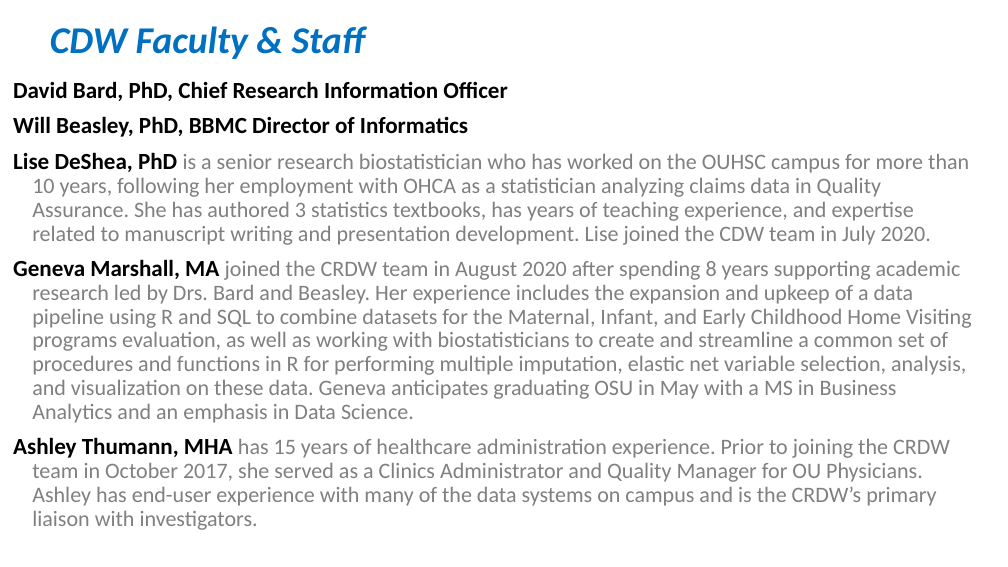
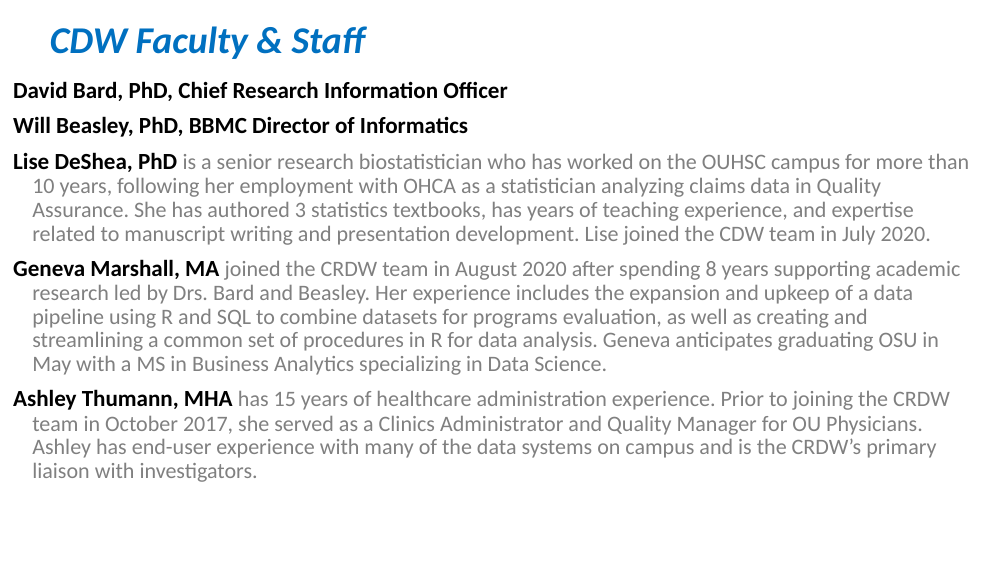
Before and after one commit to OuhscBbmc/prairie-outpost-public, a slide deck: slide 3 of publications/presentation-2021-02-aac/crdw-2021-02.pptx. Drawn at 1008x567 pixels with LibreOffice and Linux fonts; fonts in the diff are those of the drawing. Boxes give left, top, right and bottom in pixels: in the first picture for what was removed or moved away, otherwise in the second. Text is boxed around its words. In the diff, an @@ line names an element or a change of style, - is before the commit and + after.

Commit message:
updated slides
ref #10

```diff
--- a/publications/presentation-2021-02-aac/crdw-2021-02.pptx
+++ b/publications/presentation-2021-02-aac/crdw-2021-02.pptx
@@ text at <box>13,259,961,375</box>: text changed @@
-Geneva Marshall, MA joined the CRDW team in August 2020 after spending 8 years supporting academic research led by Drs. Bard and Beasley. Her experience includes the expansion and upkeep of a data pipeline using R and SQL to combine datasets for the Maternal, Infant, and Early Childhood Home Visiting programs evaluation, as well as working with biostatisticians to create and streamline a common set of procedures and functions in R for performing multiple imputation, elastic net variable selection, analysis, and visualization on these data. Geneva anticipates graduating OSU in May with a MS in Business Analytics and an emphasis in Data Science.
+Geneva Marshall, MA joined the CRDW team in August 2020 after spending 8 years supporting academic research led by Drs. Bard and Beasley. Her experience includes the expansion and upkeep of a data pipeline using R and SQL to combine datasets for programs evaluation, as well as creating and streamlining a common set of procedures in R for data analysis. Geneva anticipates graduating OSU in May with a MS in Business Analytics specializing in Data Science.
```
Also in this commit, not shown: 7 other slides changed, 14 slides added.
